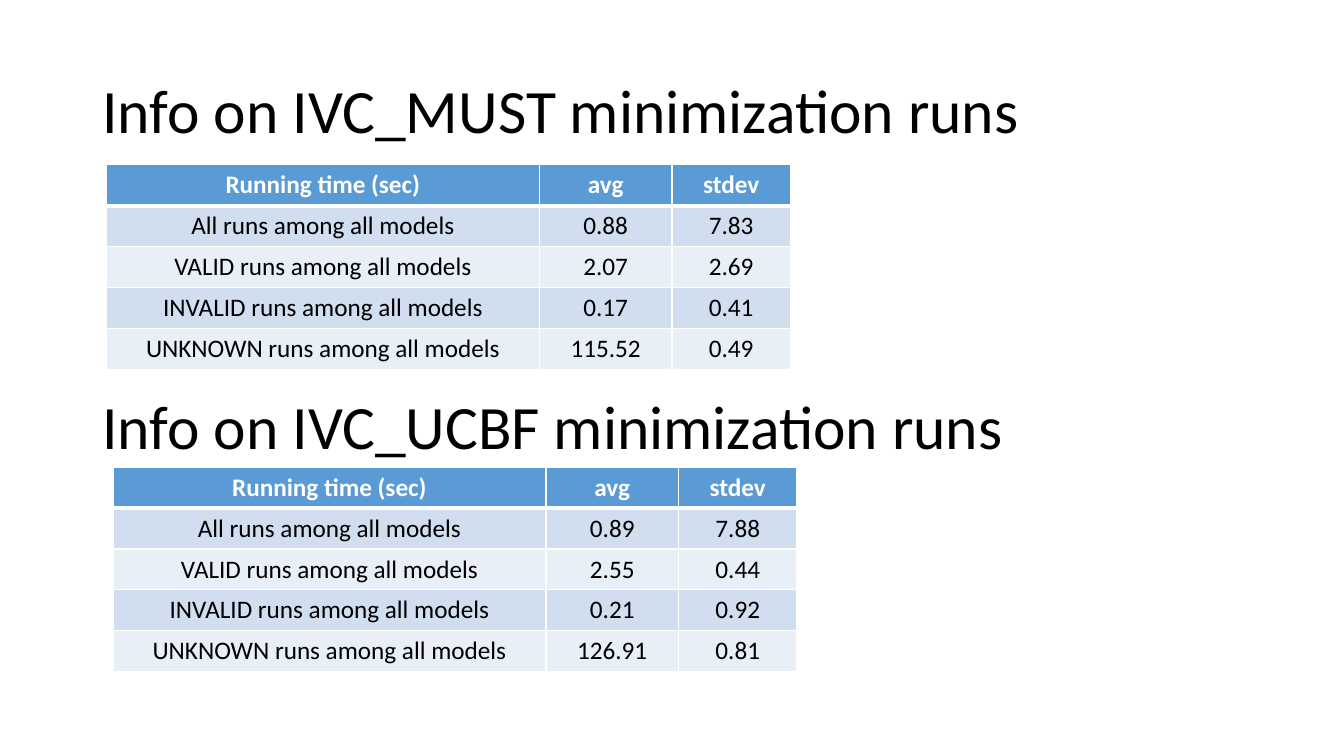
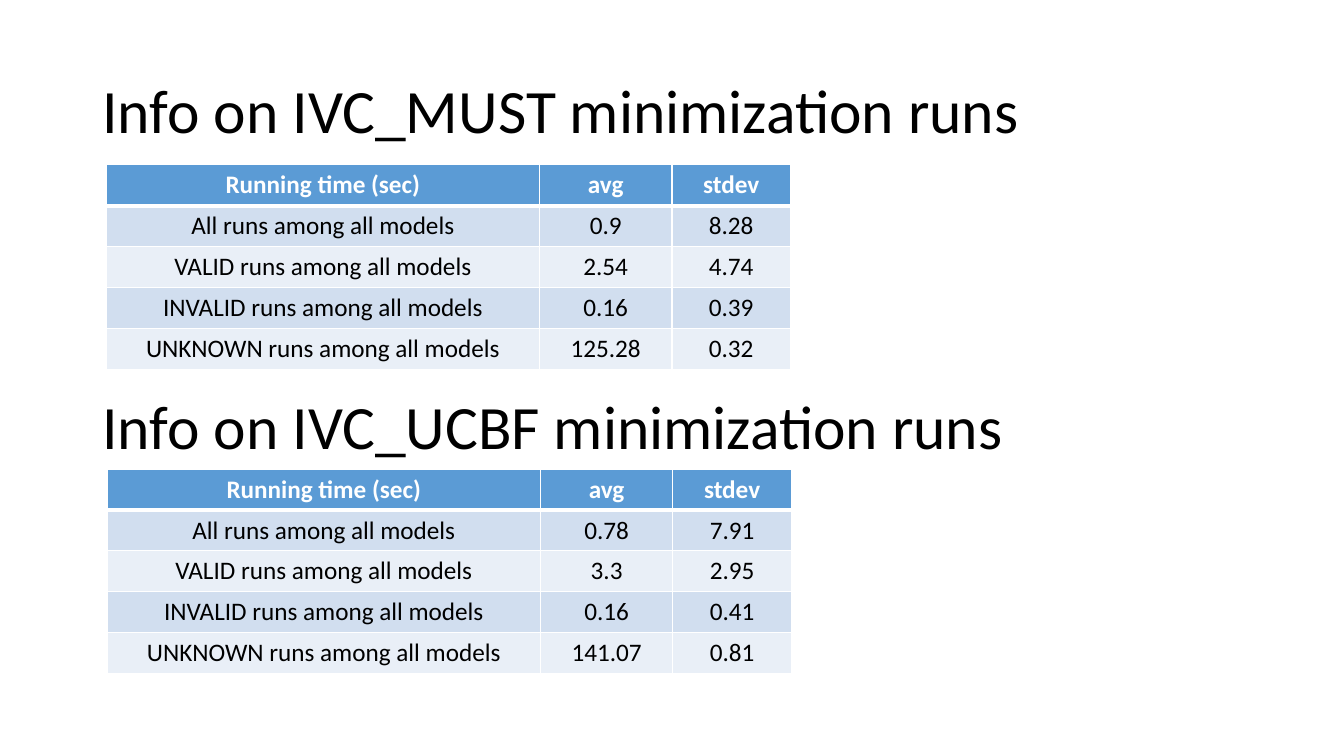
Before and after one commit to elaghs/Working, a slide deck: slide 8 of completeness/experiments/experimental_results/Experimental Results.pptx. Drawn at 1344x756 pixels with LibreOffice and Linux fonts; fonts in the diff are those of the drawing. Boxes give left, top, right and bottom in pixels: in the first picture for what was removed or moved away, otherwise in the second. Text is boxed around its words. In the diff, an @@ line names an element or a change of style, - is before the commit and + after.

```diff
--- a/completeness/experiments/experimental_results/Experimental Results.pptx
+++ b/completeness/experiments/experimental_results/Experimental Results.pptx
@@ table at (107, 165, 791, 370) @@
-row 2, column 2: 0.88
+row 2, column 2: 0.9
-row 2, column 3: 7.83
+row 2, column 3: 8.28
-row 3, column 2: 2.07
+row 3, column 2: 2.54
-row 3, column 3: 2.69
+row 3, column 3: 4.74
-row 4, column 2: 0.17
+row 4, column 2: 0.16
-row 4, column 3: 0.41
+row 4, column 3: 0.39
-row 5, column 2: 115.52
+row 5, column 2: 125.28
-row 5, column 3: 0.49
+row 5, column 3: 0.32
@@ table at (107, 469, 791, 674) @@
-row 2, column 2: 0.89
+row 2, column 2: 0.78
-row 2, column 3: 7.88
+row 2, column 3: 7.91
-row 3, column 2: 2.55
+row 3, column 2: 3.3
-row 3, column 3: 0.44
+row 3, column 3: 2.95
-row 4, column 2: 0.21
+row 4, column 2: 0.16
-row 4, column 3: 0.92
+row 4, column 3: 0.41
-row 5, column 2: 126.91
+row 5, column 2: 141.07
@@ table: place and size @@
-table at (113, 468, 798, 673)
+table at (107, 469, 791, 674)
```
Also in this commit, not shown: 3 other slides changed, 39 other files.
